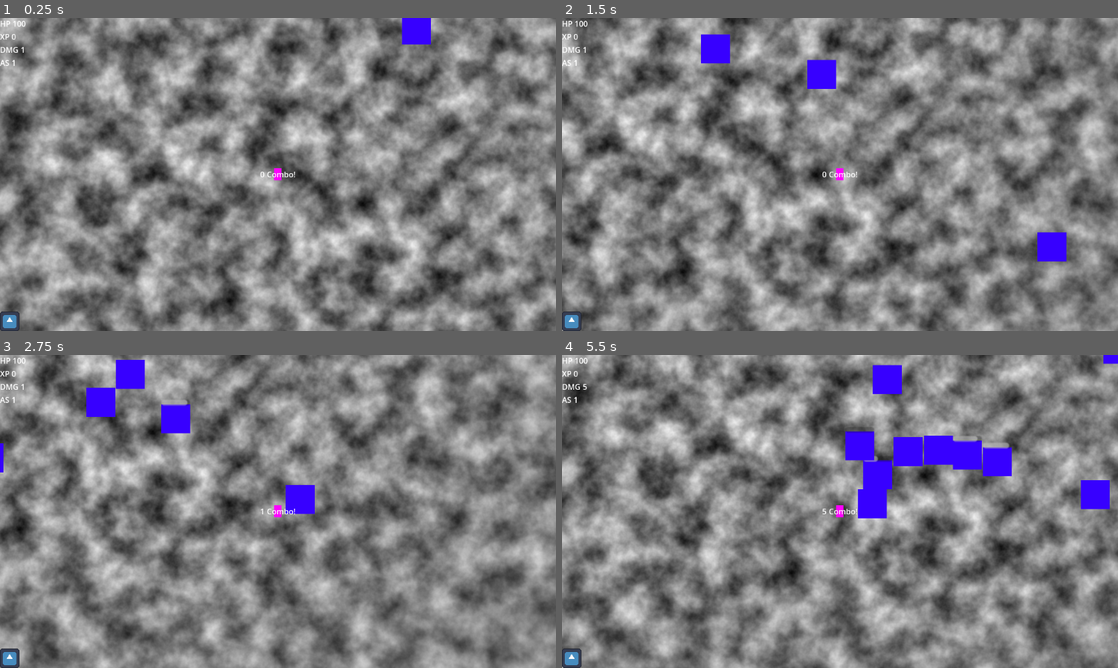
Above: before the commit, frames 1-4 (two rows, left to right).
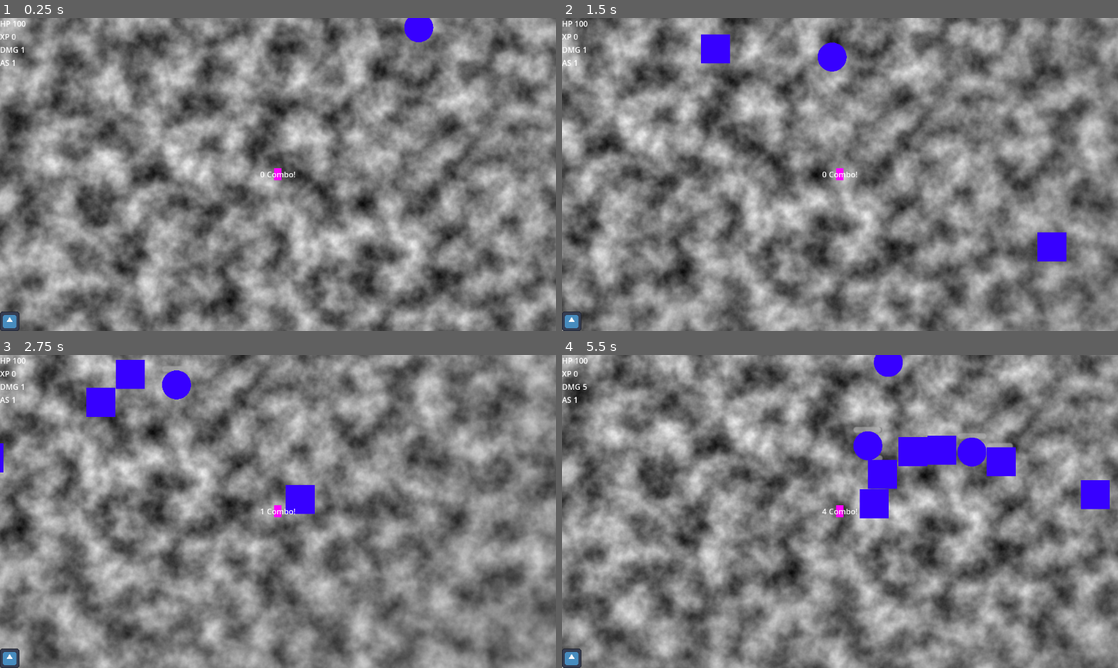
Above: after the commit, the same moments.

Repository: mabanana/survivor-dire
Game: Godot game, scene res://Scenes/main.tscn
Two runs of this game, one before a commit and one after it. Both use one fixed random seed, a clock stepped at 60 frames per second and the inputs below. The engine's default icon, where the game draws it, is replaced by a stand-in: a white triangle on a blue panel in a dark square.
Inputs (mouse positions are in pixels of both pictures, inside the frame that each line leads up to):
- Up to frame 1 (0.25 s): no input
- Up to frame 2 (1.5 s): tap Enter at 0.5 s; move the mouse to (962, 158) at 0.52 s; hold Right (ui_right) 0.53-1.28 s; tap E at 0.6 s; click (962, 158) at 0.67 s; move the mouse to (728, 190) at 1.27 s; hold Down (ui_down) from 1.28 s (still down); tap Tab at 1.35 s
- Up to frame 3 (2.75 s): move the mouse to (333, 442) at 2.02 s; release Down (ui_down) at 2.03 s; hold Right (ui_right) from 2.03 s (still down); tap 1 at 2.1 s
- Up to frame 4 (5.5 s): move the mouse to (812, 574) at 2.77 s; release Right (ui_right) at 2.78 s; hold Up (ui_up) 2.78-3.53 s; tap one key every 0.75 s from 2.85 s: 2 3 4 V; click (812, 574) at 2.92 s; move the mouse to (1006, 558) at 3.52 s; hold Left (ui_left) 3.53-5.03 s; move the mouse to (673, 464) at 4.27 s; move the mouse to (867, 511) at 5.02 s; hold Down (ui_down) from 5.03 s (still down); click (867, 511) at 5.17 s

The runs differ from the first frame. In frame 1, 0.1% of the frame differs, in the area x 72-78%, y 0-9%; in frame 2, 0.7%; in frame 3, 1.0%; in frame 4, 1.8%, in the area x 46-100%, y 0-53%.

Commit message:
Add circle enemy type

Diff:
--- a/Scenes/square_enemy.tscn
+++ b/Scenes/square_enemy.tscn
@@ -1,18 +1,9 @@
-[gd_scene load_steps=7 format=3 uid="uid://b10pd7gnbgt0a"]
+[gd_scene load_steps=5 format=3 uid="uid://b10pd7gnbgt0a"]
 
 [ext_resource type="Script" path="res://Scripts/square_enemy.gd" id="1_jxvnc"]
-[ext_resource type="Shader" path="res://Shaders/death_shader.gdshader" id="1_u8dud"]
 [ext_resource type="Material" uid="uid://cfbtdlccv4pqh" path="res://Shaders/death_material.tres" id="3_r7re1"]
 
 [sub_resource type="ShaderMaterial" id="ShaderMaterial_eiull"]
-shader = ExtResource("1_u8dud")
-shader_parameter/progress = 0.0
-shader_parameter/width = 0.2
-shader_parameter/timed = true
-shader_parameter/speed = 1.0
-shader_parameter/angle = 1.0
-
-[sub_resource type="RectangleShape2D" id="RectangleShape2D_itgy2"]
 
 [sub_resource type="PlaceholderTexture2D" id="PlaceholderTexture2D_5xkq5"]
 
@@ -22,15 +13,6 @@
 collision_layer = 2
 collision_mask = 2
 script = ExtResource("1_jxvnc")
-
-[node name="CollisionShape2D" type="CollisionShape2D" parent="."]
-shape = SubResource("RectangleShape2D_itgy2")
-
-[node name="Sprite2D" type="Sprite2D" parent="."]
-modulate = Color(0.215686, 1, 1, 1)
-material = ExtResource("3_r7re1")
-scale = Vector2(20, 20)
-texture = SubResource("PlaceholderTexture2D_5xkq5")
 
 [node name="Control" type="Control" parent="."]
 custom_minimum_size = Vector2(20, 2)
@@ -56,3 +38,13 @@
 grow_vertical = 2
 value = 1.0
 show_percentage = false
+
+[node name="MeshInstance2D" type="MeshInstance2D" parent="."]
+unique_name_in_owner = true
+
+[node name="Sprite2D" type="Sprite2D" parent="MeshInstance2D"]
+unique_name_in_owner = true
+modulate = Color(0.215686, 1, 1, 1)
+material = ExtResource("3_r7re1")
+scale = Vector2(20, 20)
+texture = SubResource("PlaceholderTexture2D_5xkq5")
--- /dev/null
+++ b/Scripts/circle_enemy.gd
@@ -0,0 +1,22 @@
+class_name CircleEnemy
+extends EnemyCharacter
+
+func _ready():
+	material = ShaderMaterial.new()
+	# TODO: Cache shader in an asset loader
+	material.shader = load("res://Shaders/death_shader.gdshader")
+	_instantiate_collision_shape()
+	_set_clip_mask_shape()
+	core_changed.disconnect(_on_core_changed)
+
+func _instantiate_collision_shape():
+	collision_shape = CollisionShape2D.new()
+	collision_shape.shape = CircleShape2D.new()
+	collision_shape.shape.radius = (sprite.get_rect().size * sprite.scale.x).x / 2
+	add_child(collision_shape)
+
+func _set_clip_mask_shape():
+	%MeshInstance2D.mesh = SphereMesh.new()
+	%MeshInstance2D.mesh.radius = (sprite.get_rect().size * sprite.scale.x).x / 2
+	%MeshInstance2D.mesh.height = (sprite.get_rect().size * sprite.scale.x).x
+	$MeshInstance2D.clip_children = 1
--- a/Scripts/core.gd
+++ b/Scripts/core.gd
@@ -24,6 +24,9 @@
 enum EntityType {
 	square,
 	player,
+	circle,
+	small_circle,
+	doughnut,
 }
 
 enum PKey {
--- a/Scripts/entity_model.gd
+++ b/Scripts/entity_model.gd
@@ -30,5 +30,29 @@
 			self.speed = 150
 			self.position = PH_POSITION
 			self.loot_class = CoreModel.LootClass.BASIC_1
+		CoreModel.EntityType.circle:
+			self.name = "Circle"
+			self.hp = 100
+			self.max_hp = hp
+			self.damage = 50
+			self.speed = 120
+			self.position = PH_POSITION
+			self.loot_class = CoreModel.LootClass.BASIC_1
+		CoreModel.EntityType.small_circle:
+			self.name = "Small Circle"
+			self.hp = 10
+			self.max_hp = hp
+			self.damage = 5
+			self.speed = 200
+			self.position = PH_POSITION
+			self.loot_class = CoreModel.LootClass.BASIC_1
+		CoreModel.EntityType.doughnut:
+			self.name = "Doughnut"
+			self.hp = 20
+			self.max_hp = hp
+			self.damage = 20
+			self.speed = 100
+			self.position = PH_POSITION
+			self.loot_class = CoreModel.LootClass.BASIC_1
 		_:
 			prints(entity_type, "is an unknown entity type. Failed to Initialize EntityModel.")
--- a/Scripts/main.gd
+++ b/Scripts/main.gd
@@ -64,7 +64,12 @@
 				_update_map()
 			elif cd == enemy_spawn_cd:
 				cd.reset_cd()
-				_spawn_enemy(CoreModel.EntityType.square)
+				#TODO: randomize spawn differently
+				var rand = randi_range(0,1)
+				if rand == 1:
+					_spawn_enemy(CoreModel.EntityType.circle)
+				else:
+					_spawn_enemy(CoreModel.EntityType.square)
 
 func _add_child_to_scene(child: Node2D, bind = true):
 	child.rid = core.gen_id()
@@ -95,6 +100,8 @@
 		spawn_pos.y = randi_range(0,spawn_rect.y) - spawn_rect.y/2
 
 	var node: GameCharacter = square_scene.instantiate()
+	if entity_type == core.EntityType.circle:
+		node.set_script(load("res://Scripts/circle_enemy.gd"))
 	node.position = spawn_pos + core.scene.player_pos
 	node.entity_type = entity_type
 	node.bind(core, core_changed)
--- a/Scripts/square_enemy.gd
+++ b/Scripts/square_enemy.gd
@@ -1,13 +1,24 @@
+class_name EnemyCharacter
 extends GameCharacter
-# TODO: REMOVE SIGNAL LISTENING
+
 var shader_progress: float = 0.8
 var dead = false
 @onready var hp_bar: ProgressBar = %ProgressBar
+@onready var sprite: Sprite2D = %Sprite2D
+var collision_shape: CollisionShape2D
 
 func _ready():
 	material = ShaderMaterial.new()
+	# TODO: Cache shader in an asset loader
 	material.shader = load("res://Shaders/death_shader.gdshader")
+	_instantiate_collision_shape()
 	core_changed.disconnect(_on_core_changed)
+
+func _instantiate_collision_shape():
+	collision_shape = CollisionShape2D.new()
+	collision_shape.shape = RectangleShape2D.new()
+	collision_shape.shape.set_size(sprite.get_rect().size * sprite.scale.x)
+	add_child(collision_shape)
 
 func _physics_process(delta: float) -> void:
 	var direction = (core.scene.player_pos - position).normalized()
@@ -29,11 +40,11 @@
 	rotate(deg_to_rad(quarters*90 + 180))
 	angle -= quarters * 90
 	#prints("angle: rotate", quarters, "quarters then rotate", angle, "degrees",1 - angle/90.0 )
-	$Sprite2D.material.set("shader_parameter/angle", 1 - angle/90.0)
+	sprite.material.set("shader_parameter/angle", 1 - angle/90.0)
 
 func _process(delta: float) -> void:
 	if dead:
-		$Sprite2D.material.set("shader_parameter/progress", shader_progress)
+		sprite.material.set("shader_parameter/progress", shader_progress)
 		shader_progress += delta * 0.5
 		if shader_progress >= 1.2:
 			queue_free()
